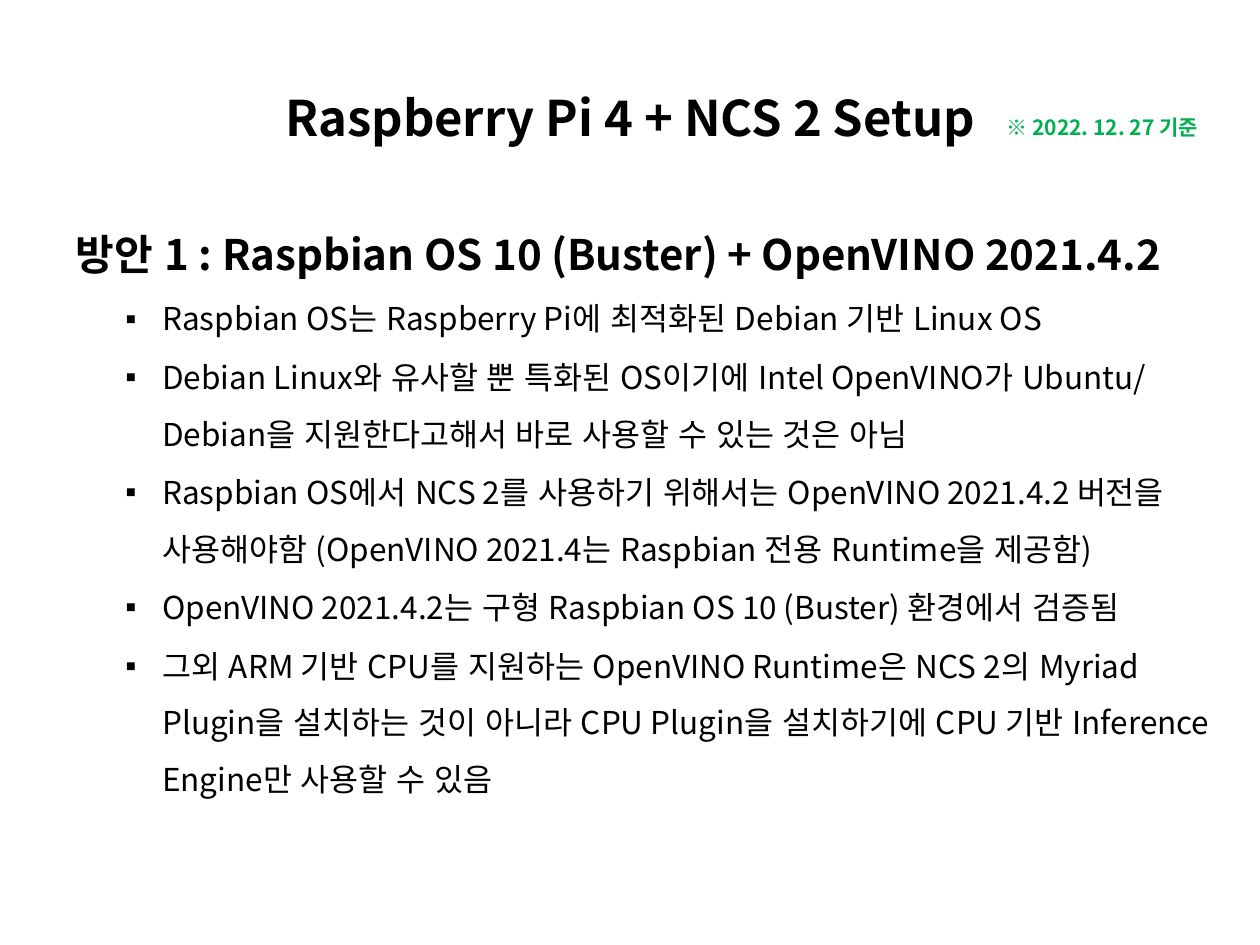
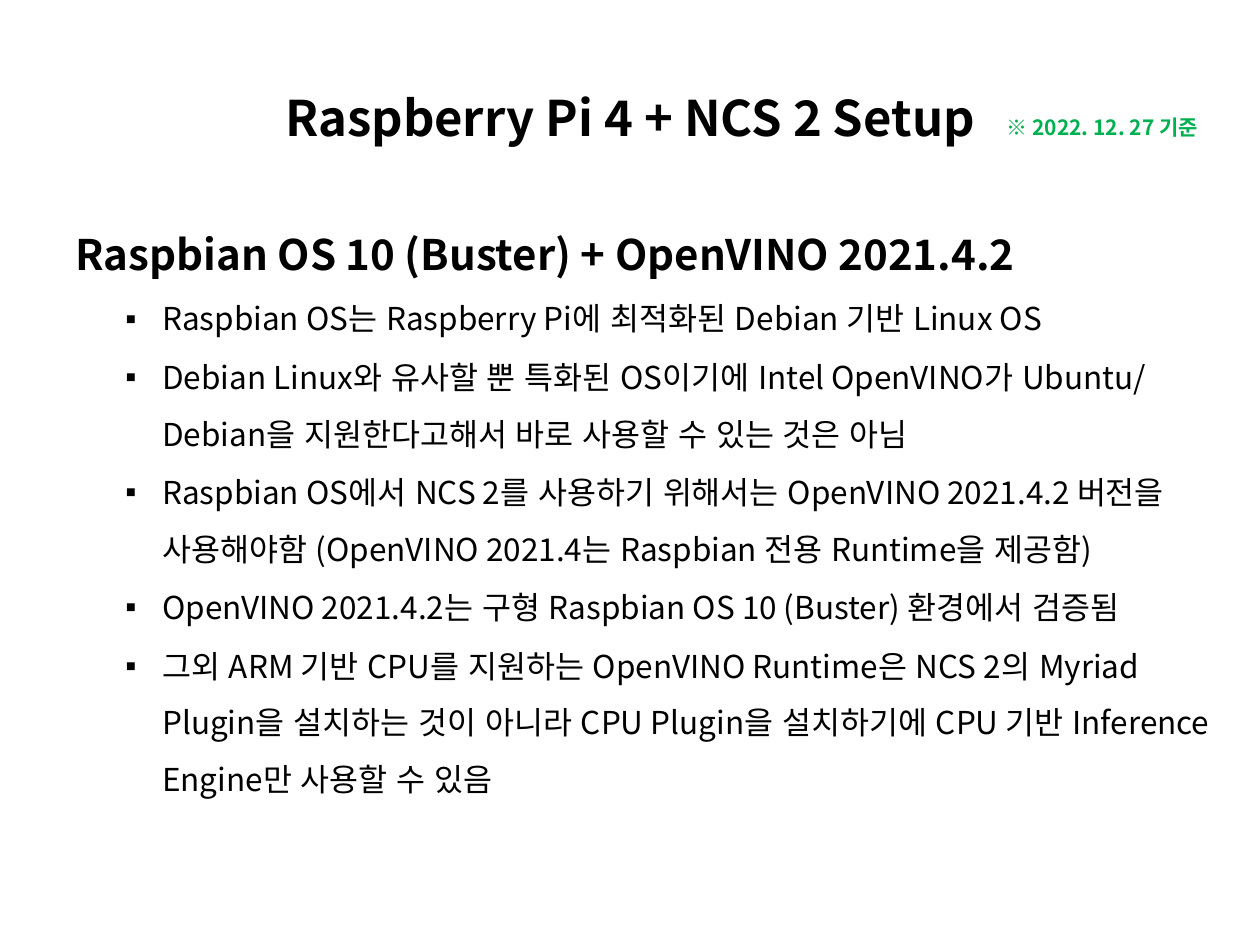
Before and after one commit to luwis93choi/Lecture-Materials-, a slide deck: slide 1 of Raspberry Pi + NCS Setup.pptx. Drawn at 1260x945 pixels with LibreOffice and Linux fonts; fonts in the diff are those of the drawing. Boxes give left, top, right and bottom in pixels: in the first picture for what was removed or moved away, otherwise in the second. Text is boxed around its words. In the diff, an @@ line names an element or a change of style, - is before the commit and + after.

```diff
--- a/Raspberry Pi + NCS Setup.pptx
+++ b/Raspberry Pi + NCS Setup.pptx
@@ text at (76,235,1015,279): text changed @@
-방안 1 : Raspbian OS 10 (Buster) + OpenVINO 2021.4.2
+Raspbian OS 10 (Buster) + OpenVINO 2021.4.2
```
Also in this commit, not shown: 9 other slides changed, 2 slides removed.
